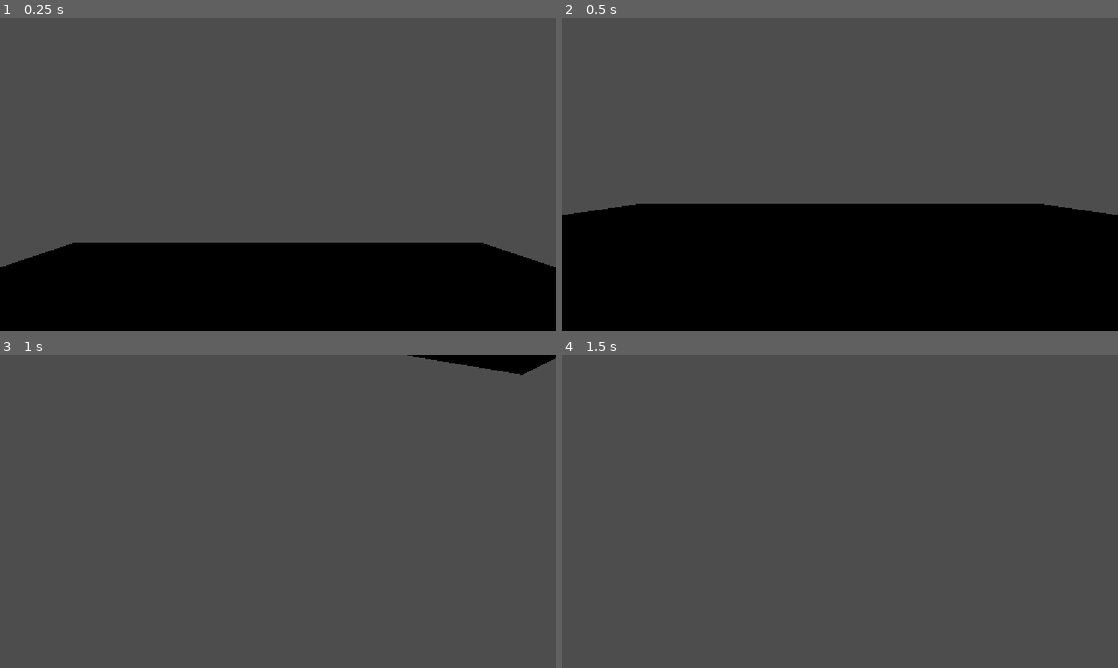
Above: before the commit, frames 1-4 (two rows, left to right).
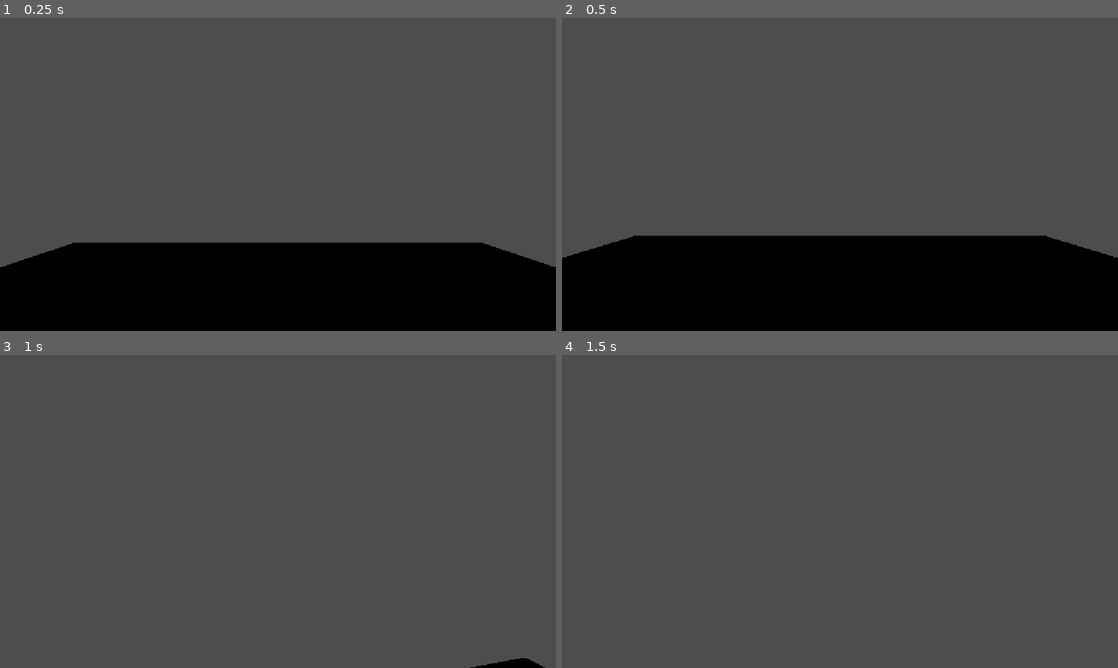
Above: after the commit, the same moments.

Repository: he21123/gj-esa
Game: Godot game, scene res://node_3d.tscn
Same seed, same stepped clock (60 frames per second), same inputs: the game is played once before the commit and once after it.
Inputs (mouse positions are in pixels of both pictures, inside the frame that each line leads up to):
- Up to frame 1 (0.25 s): no input
- Up to frame 2 (0.5 s): no input
- Up to frame 3 (1 s): tap Enter (ui_accept) at 0.5, 0.77 s; move the mouse to (305, 511) at 0.52 s; hold Up (ui_up) from 0.53 s (still down)
- Up to frame 4 (1.5 s): keep holding Up (ui_up); move the mouse to (812, 511) at 1.27 s

Frame 1 is identical in both runs. In frame 2, 11% of the frame differs, in the area x 0-100%, y 59-77%; in frame 3, 1.1%; in frame 4, nothing differs.

Commit message:
Update node_3d.tscn

Diff:
--- a/node_3d.tscn
+++ b/node_3d.tscn
@@ -30,8 +30,10 @@
 
 [node name="CSGMesh3D" type="CSGMesh3D" parent="." unique_id=1368979775]
 transform = Transform3D(1, 0, 0, 0, 1, 0, 0, 0, 1, -2.599546, 0, 0)
+use_collision = true
 mesh = SubResource("BoxMesh_u35ib")
 
 [node name="CSGMesh3D2" type="CSGMesh3D" parent="." unique_id=1116909109]
 transform = Transform3D(10, 0, 0, 0, 0.5, 0, 0, 0, 10, 0, -0.75, 0)
+use_collision = true
 mesh = SubResource("BoxMesh_pekrf")
